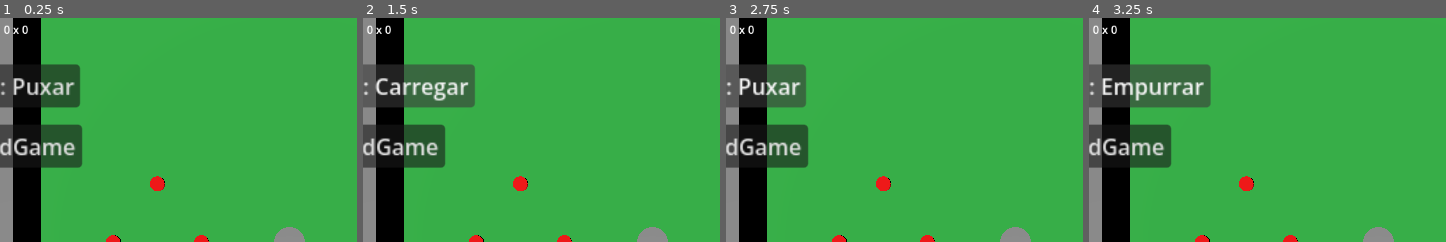
Above: before the commit, frames 1-4 (left to right).
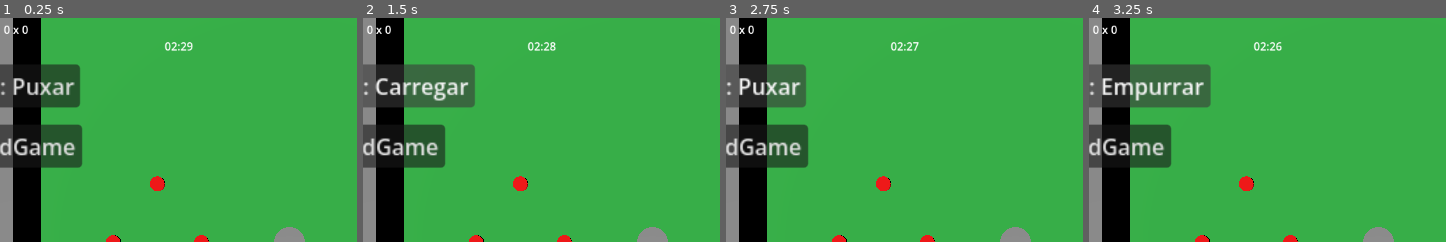
Above: after the commit, the same moments.

Repository: PelvicPsycho/ultimate-botao
Game: Godot game, scene res://main.tscn
The game is run twice, just before and just after one commit, with the same random seed, the same clock (stepped at 60 frames per second) and the same inputs.
Inputs:
- Up to frame 1 (0.25 s): no input
- Up to frame 2 (1.5 s): click "Modo: Puxar" at 0.5 s; click "Modo: Empurrar" at 1.25 s
- Up to frame 3 (2.75 s): click "Modo: Carregar" at 2 s
- Up to frame 4 (3.25 s): click "Modo: Puxar" at 2.75 s
The pictures show only the part of the screen within x 15-65%, y 0-50%; the shares and areas given below are measured in that part.

The runs differ from the first frame. In frame 1, 0.2% of the frame differs, in the area x 46-55%, y 10-15%; in frame 2, 0.2%; in frame 3, 0.2%; in frame 4, 0.2%.

Commit message:
adicionando timer de 2:30

Diff:
--- a/Scripts Globais/main.gd
+++ b/Scripts Globais/main.gd
@@ -28,3 +28,8 @@
 
 func _on_botao_restart_pressed() -> void:
 	get_tree().reload_current_scene()
+
+
+
+func _on_timer_timeout() -> void:
+	get_tree().reload_current_scene()
--- a/canvas_HUD.gd
+++ b/canvas_HUD.gd
@@ -3,6 +3,10 @@
 @onready var label_time = $Label_Time
 
 @onready var label_placar = $Label_Placar
+
+@onready var label_tempo = $Label_Tempo
+
+@onready var timer = $Timer
 
 @export var goleira1:Node3D = null
 @export var goleira2:Node3D = null
@@ -19,12 +23,23 @@
 	goleira1.gol.connect(_on_gol_de,1)
 	goleira2.gol.connect(_on_gol_de,2);
 
+	label_tempo.text = "02:30"
+	timer.start()
+
 func _process(delta: float) -> void:
 	label_time.text = "Team " +str(EquipeAtual.current_team)
+	update_timer_label()
 
 
+func update_timer_label():
+	var tempo = timer.time_left
 
+	var minutos = int(tempo) / 60
+	var segundos = int(tempo) % 60
 
+	var texto = "%02d:%02d" % [minutos, segundos]
+	label_tempo.text = texto
+	print(texto)
 
 func _on_gol_de(team: int) -> void:
 	if team == 1:
--- a/main.tscn
+++ b/main.tscn
@@ -105,6 +105,18 @@
 offset_right = 204.0
 offset_bottom = 28.0
 
+[node name="Label_Tempo" type="Label" parent="CanvasLayer" unique_id=595736754]
+offset_left = 396.0
+offset_top = 29.0
+offset_right = 436.0
+offset_bottom = 52.0
+text = "00:00"
+
+[node name="Timer" type="Timer" parent="CanvasLayer" unique_id=1439227636]
+wait_time = 150.0
+autostart = true
+
 [connection signal="gol_de" from="CanvasLayer" to="CanvasLayer" method="_on_gol_de"]
 [connection signal="pressed" from="CanvasLayer/Button" to="." method="_on_button_puxar_pressed"]
 [connection signal="pressed" from="CanvasLayer/BotaoRestart" to="." method="_on_botao_restart_pressed"]
+[connection signal="timeout" from="CanvasLayer/Timer" to="." method="_on_timer_timeout"]
